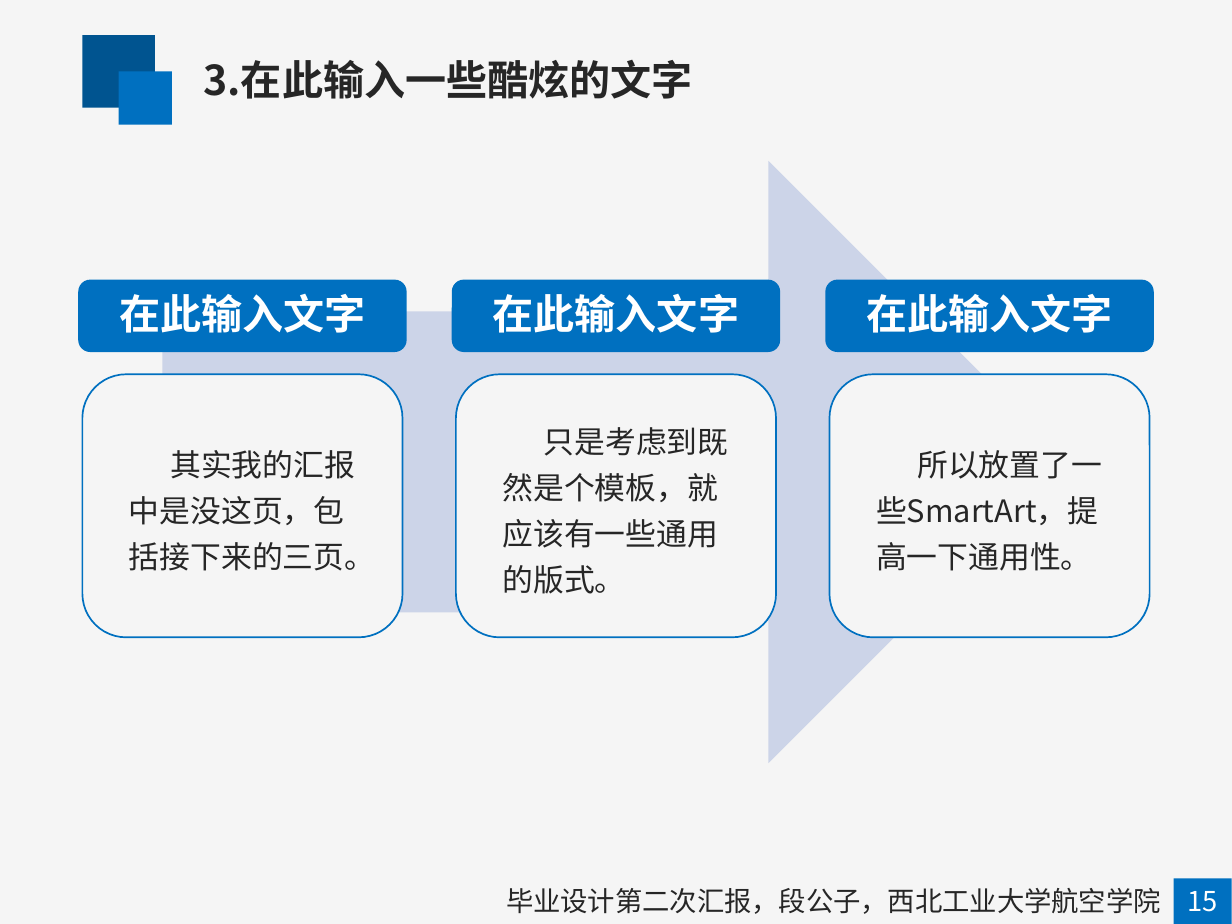
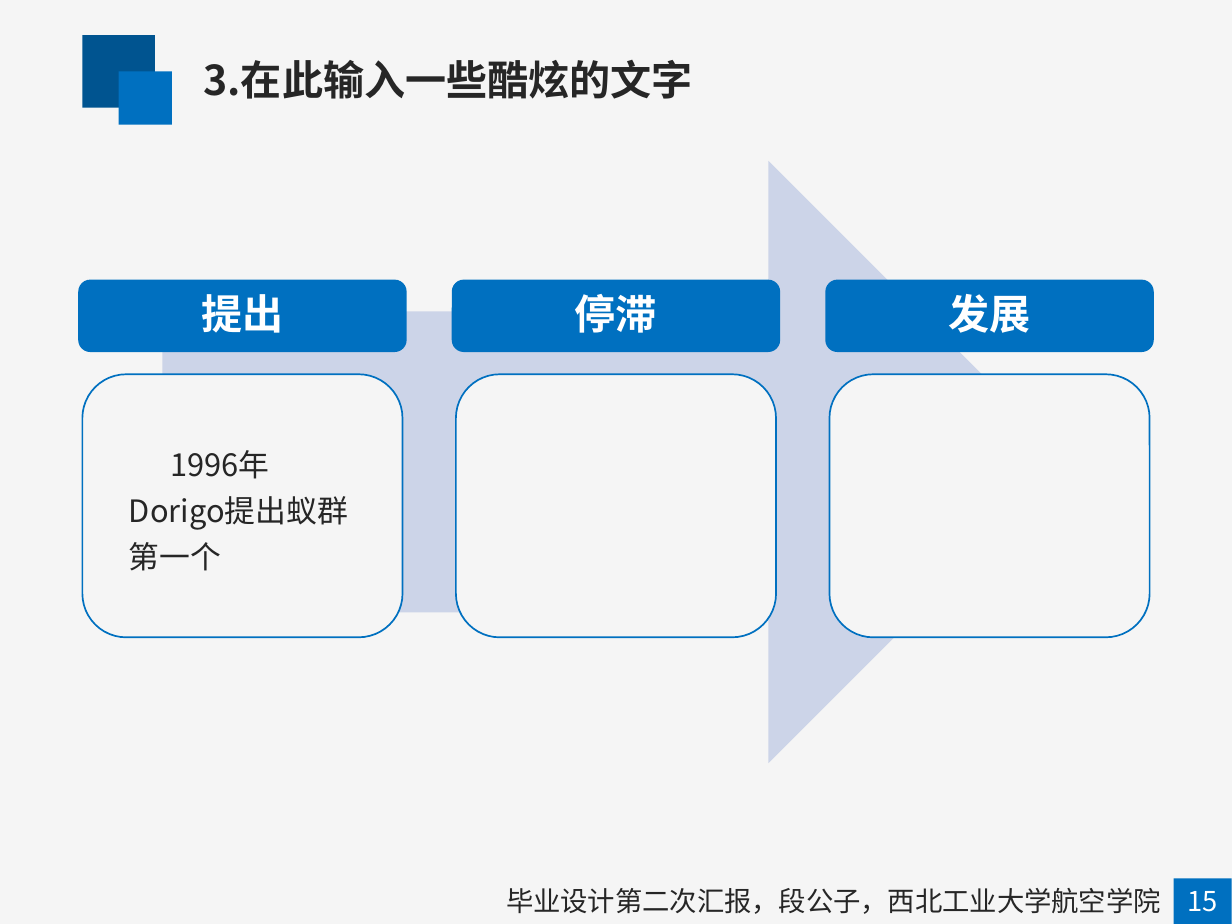
Before and after one commit to mapengfei-nwpu/ant, a slide deck: slide 12 of 蚁群优化算法.pptx (slide 15 before the commit). Drawn at 1232x924 pixels with LibreOffice and Linux fonts; fonts in the diff are those of the drawing. Boxes give left, top, right and bottom in pixels: in the first picture for what was removed or moved away, otherwise in the second. Text is boxed around its words. In the diff, an @@ line names an element or a change of style, - is before the commit and + after.

```diff
--- a/蚁群优化算法.pptx
+++ b/蚁群优化算法.pptx
@@ text in rounded rectangle at bbox=[201, 294, 283, 333]: text changed @@
-在此输入文字
+提出
@@ text in rounded rectangle at bbox=[575, 294, 657, 333]: text changed @@
-在此输入文字
+停滞
@@ text in rounded rectangle at bbox=[948, 294, 1030, 333]: text changed @@
-在此输入文字
+发展
@@ text in rounded rectangle at bbox=[503, 427, 729, 594]: text removed @@
-只是考虑到既然是个模板，就应该有一些通用的版式。
@@ text in rounded rectangle at bbox=[129, 450, 375, 571]: text changed @@
-其实我的汇报中是没这页，包括接下来的三页。
+1996年Dorigo提出蚁群第一个
@@ text in rounded rectangle at bbox=[876, 450, 1102, 571]: text removed @@
-所以放置了一些SmartArt，提高一下通用性。
```
Also in this commit, not shown: 4 other slides changed, 4 slides added, 2 slides removed.
